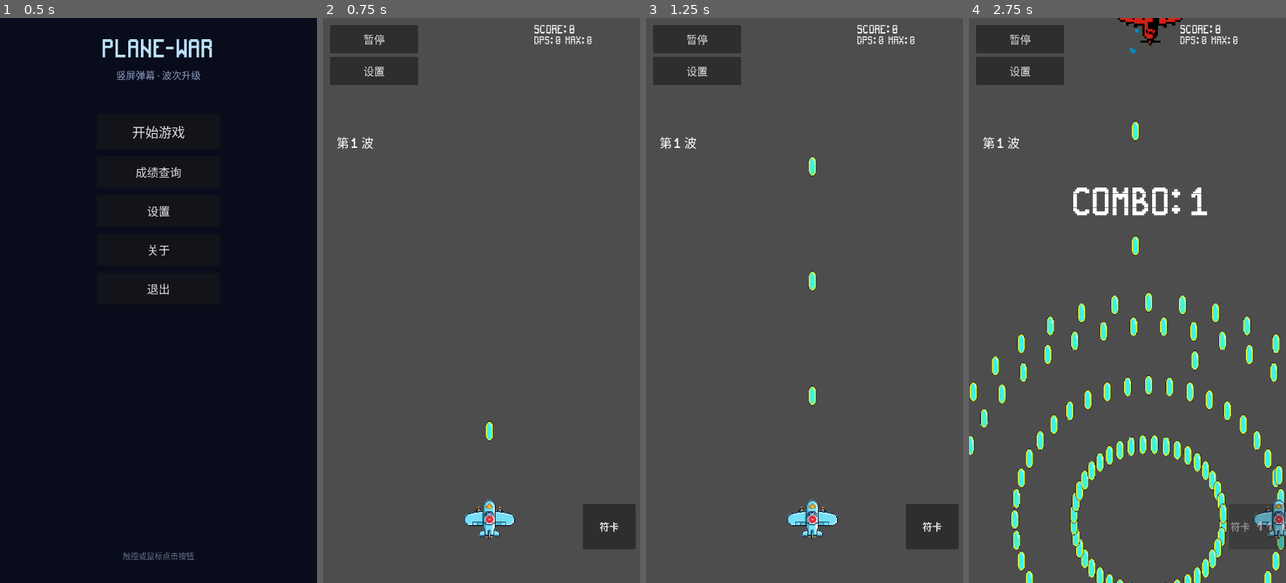
Above: before the commit, frames 1-4 (left to right).
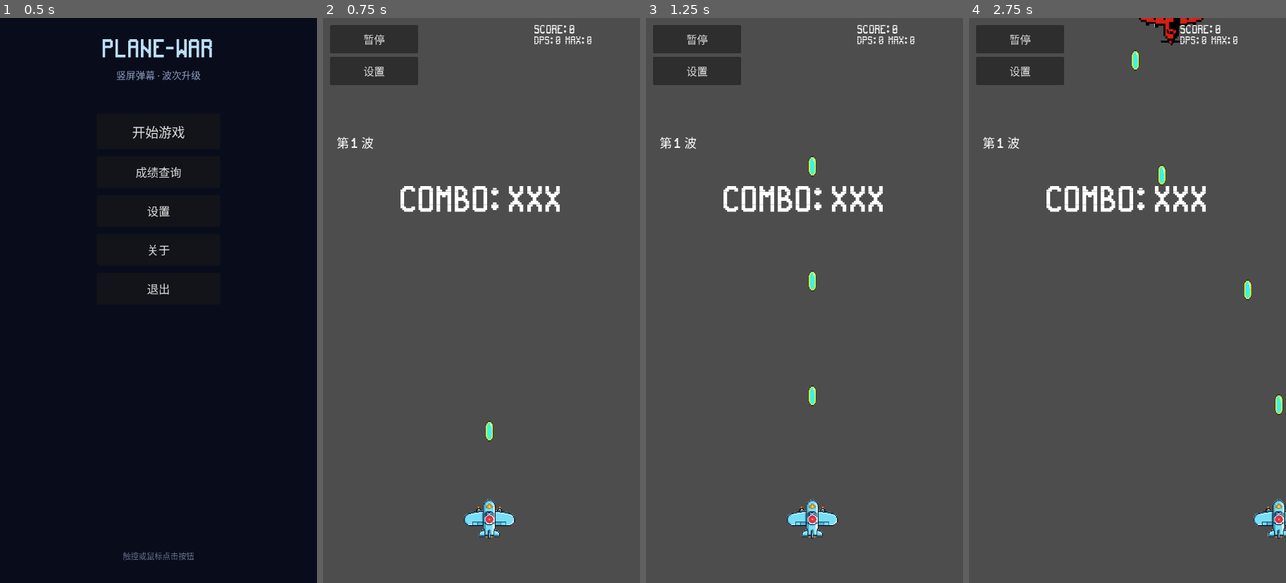
Above: after the commit, the same moments.

Repository: qingzhixing/plane-war
Game: Godot game, scene res://scenes/MainMenu.tscn
The game is run twice, just before and just after one commit, with the same random seed, the same clock (stepped at 60 frames per second) and the same inputs. Sound files missing from this copy of the repository are replaced by a short silence.
Inputs (mouse positions are in pixels of both pictures, inside the frame that each line leads up to):
- Up to frame 1 (0.5 s): no input
- Up to frame 2 (0.75 s): click "开始游戏" at 0.5 s
- Up to frame 3 (1.25 s): no input
- Up to frame 4 (2.75 s): click "暂停" at 1.25 s; tap Enter at 2 s; move the mouse to (1197, 272) at 2.02 s; hold D from 2.03 s (still down); tap P at 2.1 s; click (1197, 272) at 2.17 s; tap Space at 2.27 s

Frame 1 is identical in both runs. In frame 2, 2.4% of the frame differs, in the area x 24-99%, y 29-94%; in frame 3, 2.4%; in frame 4, 8.7%, in the area x 0-100%, y 0-100%.
Error after the commit: Parse Error: Cannot infer the type of "ex" variable because the value doesn't have a set type. (res://scripts/hud.gd:71)

Commit message:
🎮 ADD: Boss后继续改为续战4波递进难度
Made-with: Cursor

Diff:
--- a/scripts/enemy_spawner.gd
+++ b/scripts/enemy_spawner.gd
@@ -8,6 +8,9 @@
 
 var _remaining_to_spawn: int = 0
 var _timer: Timer
+## 0 = 普通波次；1～4 = Boss 后续战第 n 波
+var _extension_index: int = 0
+var _default_timer_wait: float = 1.0
 
 
 func _ready() -> void:
@@ -17,15 +20,31 @@
 		enemy_scene_turret = preload("res://scenes/enemies/EnemyBasic02_Turret.tscn")
 	if enemy_scene_elite == null:
 		enemy_scene_elite = preload("res://scenes/enemies/EnemyElite01.tscn")
-	_timer = get_node_or_null("Timer")
+	_timer = get_node_or_null("Timer") as Timer
 	if _timer != null:
+		_default_timer_wait = _timer.wait_time
 		_timer.stop()
 
 
 func start_wave(wave: int) -> void:
+	_extension_index = 0
 	if _timer == null:
 		return
+	_timer.wait_time = _default_timer_wait
 	_remaining_to_spawn = enemies_per_wave_base + enemies_per_wave_increment * max(wave - 1, 0)
+	_timer.start()
+
+
+## Boss 后继续：第 ext 波（1～4），数量/间隔/精英率递增
+func start_extension_wave(ext: int, threat_tier: int) -> void:
+	_extension_index = clampi(ext, 1, 4)
+	if _timer == null:
+		return
+	var counts := [8, 11, 14, 18]
+	var intervals := [0.88, 0.72, 0.58, 0.48]
+	var tier_bonus := threat_tier * 2 if ext < 4 else threat_tier * 3
+	_remaining_to_spawn = counts[_extension_index - 1] + tier_bonus
+	_timer.wait_time = intervals[_extension_index - 1]
 	_timer.start()
 
 
@@ -35,13 +54,11 @@
 	if main != null and main.has_method("get_wave"):
 		wave = main.get_wave()
 
-	# Boss 已经登场时不再刷新小怪
 	if main != null and main.has_method("is_boss_spawned") and main.is_boss_spawned():
 		if _timer != null:
 			_timer.stop()
 		return
 
-	# 若本波已刷完配置数量，则等待清场后通知主逻辑进入下一波
 	if _remaining_to_spawn <= 0:
 		var enemies := get_tree().get_nodes_in_group("enemy")
 		if enemies.is_empty():
@@ -50,29 +67,36 @@
 		return
 
 	var scene_to_use: PackedScene = enemy_scene
+	var tier := 0
+	if main != null and main.has_method("get_threat_tier"):
+		tier = main.get_threat_tier()
+	var effective_wave := wave
 
-	# 波次难度递进：
-	# - 第 1 波只出基础敌人（不出会发射子弹的炮台/精英）
-	# - 第 2 波开始少量炮台
-	# - 第 4 波开始才可能出现精英
-	if wave >= 4 and enemy_scene_elite != null and randf() < 0.18:
-		scene_to_use = enemy_scene_elite
-	elif wave == 1:
-		scene_to_use = enemy_scene
+	if _extension_index > 0:
+		# 续战：始终可炮台/精英，精英率随波升
+		effective_wave = 7 + _extension_index
+		var elite_chance := 0.22 + float(_extension_index - 1) * 0.10
+		if enemy_scene_elite != null and randf() < elite_chance:
+			scene_to_use = enemy_scene_elite
+		else:
+			var use_turret := randf() < 0.55 and enemy_scene_turret != null
+			scene_to_use = enemy_scene_turret if use_turret else enemy_scene
 	else:
-		var turret_chance := 0.18 if wave == 2 else 0.35
-		var use_turret := randf() < turret_chance and enemy_scene_turret != null
-		scene_to_use = enemy_scene if not use_turret else enemy_scene_turret
+		if wave >= 4 and enemy_scene_elite != null and randf() < 0.18:
+			scene_to_use = enemy_scene_elite
+		elif wave == 1:
+			scene_to_use = enemy_scene
+		else:
+			var turret_chance := 0.18 if wave == 2 else 0.35
+			var use_turret := randf() < turret_chance and enemy_scene_turret != null
+			scene_to_use = enemy_scene if not use_turret else enemy_scene_turret
 
 	if scene_to_use == null:
 		return
 
 	var enemy := scene_to_use.instantiate()
-	var tier := 0
-	if main != null and main.has_method("get_threat_tier"):
-		tier = main.get_threat_tier()
 	if enemy != null and enemy.has_method("apply_wave_scaling"):
-		enemy.apply_wave_scaling(wave, tier)
+		enemy.apply_wave_scaling(effective_wave, tier)
 	var viewport_rect := get_viewport().get_visible_rect()
 	var x := randf_range(50.0, viewport_rect.size.x - 50.0)
 	enemy.global_position = Vector2(x, -50.0)
--- a/scripts/hud.gd
+++ b/scripts/hud.gd
@@ -67,10 +67,16 @@
 func _process(delta: float) -> void:
 	if is_instance_valid(_main) and _main.has_method("get_wave"):
 		var wave_text := "第 %d 波" % _main.get_wave()
-		if _main.has_method("is_boss_spawned") and _main.is_boss_spawned():
-			wave_text = "%s - Boss" % wave_text
-		if _main.has_method("get_threat_tier") and _main.get_threat_tier() > 0:
-			wave_text = "%s  威胁%d" % [wave_text, _main.get_threat_tier()]
+		if _main.has_method("get_extension_wave") and _main.get_extension_wave() > 0:
+			var ex := _main.get_extension_wave()
+			wave_text = "续战 %d/4" % ex
+			if _main.has_method("get_threat_tier") and _main.get_threat_tier() > 0:
+				wave_text = "%s  威胁%d" % [wave_text, _main.get_threat_tier()]
+		else:
+			if _main.has_method("is_boss_spawned") and _main.is_boss_spawned():
+				wave_text = "%s - Boss" % wave_text
+			if _main.has_method("get_threat_tier") and _main.get_threat_tier() > 0:
+				wave_text = "%s  威胁%d" % [wave_text, _main.get_threat_tier()]
 		_wave_label.text = wave_text
 	# 分数 / 连击 / DPS HUD
 	if is_instance_valid(_main):
--- a/scripts/main.gd
+++ b/scripts/main.gd
@@ -14,6 +14,8 @@
 ## Boss 后继续挑战层数；敌机/Boss HP ×1.12^tier，得分乘区每层 +8%
 var threat_tier: int = 0
 var _pending_post_boss_upgrade: bool = false
+## Boss 后续战：1～4，0 表示未在续战
+var _extension_wave: int = 0
 var best_score: int = 0
 var best_dps: float = 0.0
 var _score_multiplier: float = 1.0
@@ -80,6 +82,10 @@
 		_spawner.start_wave(_wave)
 
 
+func get_extension_wave() -> int:
+	return _extension_wave
+
+
 func get_wave() -> int:
 	return _wave
 
@@ -93,17 +99,24 @@
 
 
 func on_wave_cleared() -> void:
-	# 一波结束：先清空敌方子弹，再触发升级，等玩家选完再进入下一波/Boss
 	if _waiting_upgrade_choice:
 		return
-	# 清空场上所有敌方子弹
 	for b in get_tree().get_nodes_in_group("enemy_bullet"):
 		if is_instance_valid(b):
 			b.queue_free()
+	# Boss 后续战 4 波：不弹升级、不再打 Boss，第 4 波结束直接结算
+	if _extension_wave > 0:
+		if _extension_wave >= 4:
+			_extension_wave = 0
+			get_tree().call_group("game_over_ui", "show_game_over")
+			return
+		_extension_wave += 1
+		if _spawner != null and _spawner.has_method("start_extension_wave"):
+			_spawner.start_extension_wave(_extension_wave, threat_tier)
+		return
 	_waiting_upgrade_choice = true
 	emit_signal("level_up")
 	_wave += 1
-	# 波次更多：第 8 波后才开始 Boss
 	if _wave >= _BOSS_WAVE_START and not _boss_spawned:
 		_pending_boss_spawn = true
 	else:
@@ -115,7 +128,9 @@
 
 	if _pending_post_boss_upgrade:
 		_pending_post_boss_upgrade = false
-		_start_wave()
+		_extension_wave = 1
+		if _spawner != null and _spawner.has_method("start_extension_wave"):
+			_spawner.start_extension_wave(1, threat_tier)
 		return
 
 	if _debug_skip_to_boss_active:
@@ -539,8 +554,8 @@
 	threat_tier += 1
 	_score_multiplier += 0.08
 	_boss_spawned = false
-	_wave = 1
 	_pending_boss_spawn = false
+	_extension_wave = 0
 	for b in get_tree().get_nodes_in_group("enemy_bullet"):
 		if is_instance_valid(b):
 			b.queue_free()
--- a/scripts/post_boss_choice.gd
+++ b/scripts/post_boss_choice.gd
@@ -48,7 +48,7 @@
 	body.name = "BodyLabel"
 	body.autowrap_mode = TextServer.AUTOWRAP_WORD_SMART
 	body.add_theme_font_size_override("font_size", 22)
-	body.text = "选择本局结算，或继续挑战：敌方与 Boss 会变强，并再送一次升级。"
+	body.text = "结算直接看成绩；继续则威胁+1、送一次升级，再打 4 波递进难度（更多怪、更快刷新），不再打 Boss。"
 	vbox.add_child(body)
 	var hb := HBoxContainer.new()
 	hb.add_theme_constant_override("separation", 16)
@@ -80,7 +80,7 @@
 			tier = _main.get_threat_tier()
 		var body := find_child("BodyLabel", true, false) as Label
 		if body != null:
-			body.text = "当前威胁等级 %d。结算直接看成绩；继续则威胁+1、敌人与 Boss 更强，并再选一次升级，再从第 1 波打到 Boss。" % tier
+			body.text = "当前威胁 %d。继续：威胁+1 + 升级 + 续战 4 波（越来越难），第 4 波后结算。" % tier
 
 
 func _on_settle() -> void:
Not shown, added: scripts/post_boss_choice.gd.uid
